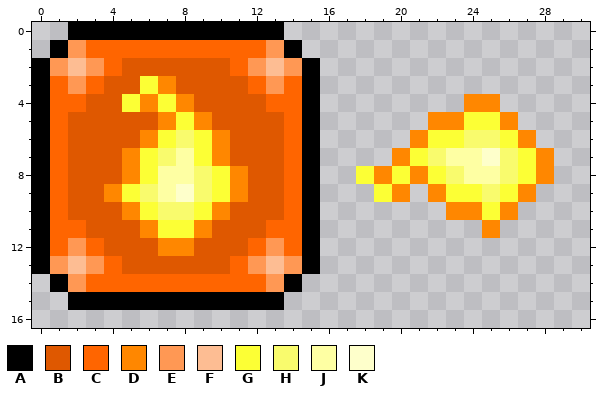
Two versions of one pixel-art sprite, Assets/Resources/Sprites/Pickup.png. Above is the file before it was changed.
The file is 128x128 pixels, drawn in blocks of 4x4; one block is one cell here. Shown: x 0..30, y 0..16.
Palette (. is transparent): A #000000  B #df5800  C #ff6500  D #ff8700  E #ff9854  F #fdbd93  G #fcff35  H #f9fb6d  J #feffa3  K #feffcb
Pixels before, first column x 0:
 0 ..AAAAAAAAAAAA...............
 1 .AECCCCCCCCCCEA..............
 2 AEFECBBBBBBCEFEA.............
 3 ACECBBGDBBBBCECA.............
 4 ACCBBGDGDBBBBCCA........DD...
 5 ACBBBBBDGDBBBBCA......DDGGD..
 6 ACBBBBDGHGDBBBCA.....DGGHHGD.
 7 ACBBBDGHJGDBBBCA....DGHJJKHGD
 8 ACBBBDGJJHGDBBCA..GDGDGHJJHGD
 9 ACBBDGHJKHGDBBCA...GD.DGGHGD.
10 ACBBBDGHHGDBBBCA.......DDGD..
11 ACCBBBDGGDBBBCCA.........D...
12 ACECBBBDDBBBCECA.............
13 AEFECBBBBBBCEFEA.............
14 .AECCCCCCCCCCEA..............
15 ..AAAAAAAAAAAA...............
After the commit:
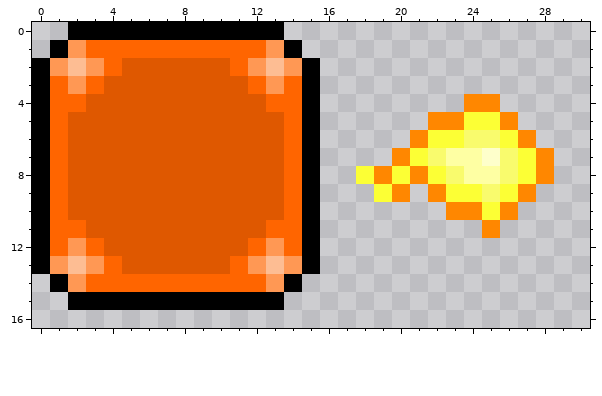
The author wrote: Integrated pickup functionality
The edit:
Colour D becomes colour B in row 3 at x 7; in row 4 at x 6 and 8; in row 5 at x 7 and 9; in row 6 at x 6 and 10; in row 7 at x 5 and 10; in row 8 at x 5 and 11.
Colour D becomes colour B in row 9 at x 4 and 11; in row 10 at x 5 and 10; in row 11 at x 6 and 9; in row 12 at x 7 to 8.
Colour G becomes colour B in row 3 at x 6; in row 4 at x 5 and 7; in row 5 at x 8; in row 6 at x 7 and 9; in row 7 at x 6 and 9; in row 8 at x 6 and 10.
Colour G becomes colour B in row 9 at x 5 and 10; in row 10 at x 6 and 9; in row 11 at x 7 to 8.
Colour H becomes colour B in row 6 at x 8; in row 7 at x 7; in row 8 at x 9; in row 9 at x 6 and 9; in row 10 at x 7 to 8.
Colour J becomes colour B in row 7 at x 8; in row 8 at x 7 to 8; in row 9 at x 7.
Colour K becomes colour B in row 9 at x 8.
Pixel boxes of the changes (left, top, right, bottom) in both pictures:
changed: (104, 76, 248, 256)
